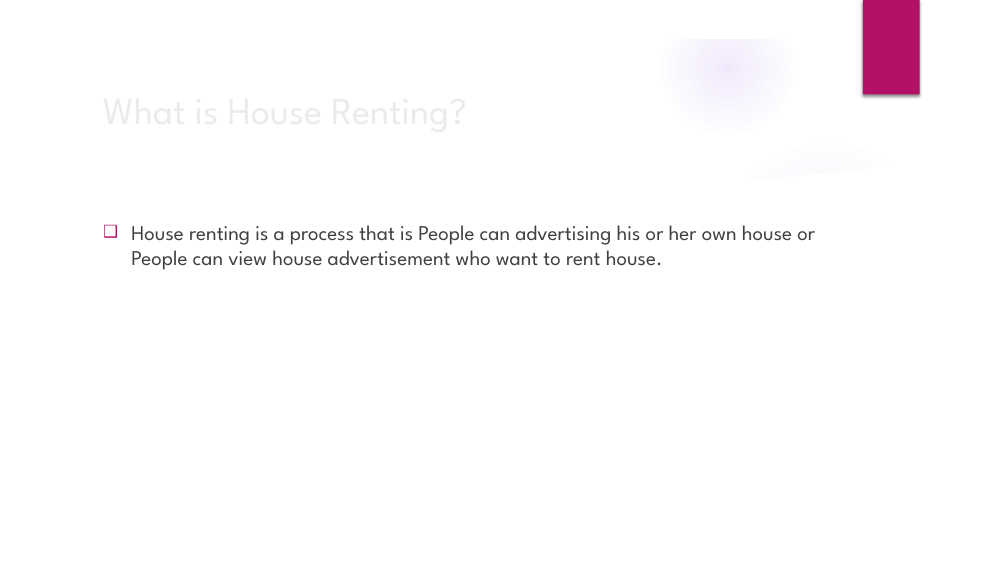
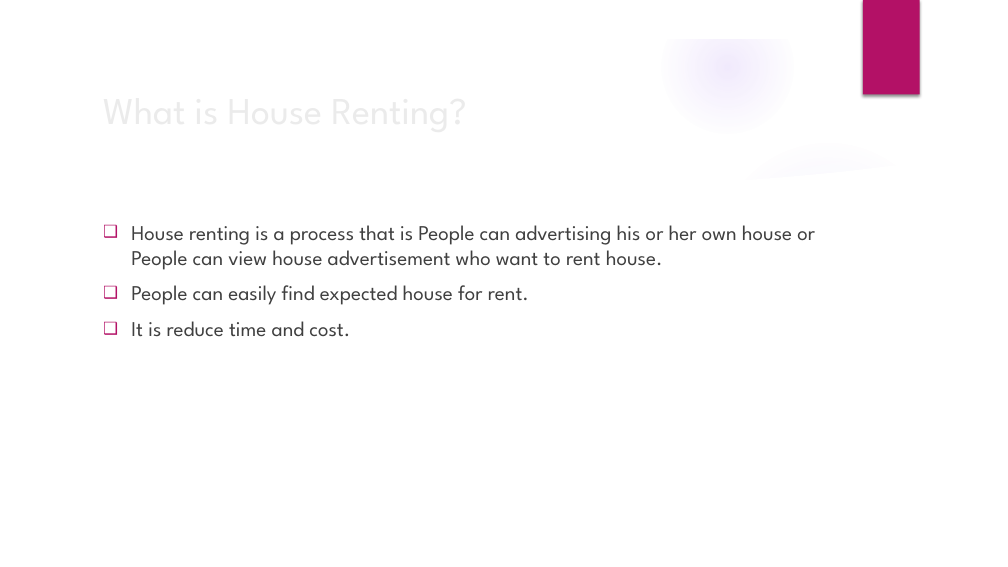
Before and after one commit to ShahabuddinAhmed/Presentation, a slide deck: slide 2 of HouseRenting.pptx. Drawn at 1008x567 pixels with LibreOffice and Linux fonts; fonts in the diff are those of the drawing; background and template pictures are left out. Boxes give left, top, right and bottom in pixels: in the first picture for what was removed or moved away, otherwise in the second. Text is boxed around its words. In the diff, an @@ line names an element or a change of style, - is before the commit and + after.

```diff
--- a/HouseRenting.pptx
+++ b/HouseRenting.pptx
@@ text at (131,285,529,337): paragraphs added @@
+❑ People can easily find expected house for rent.
+❑ It is reduce time and cost.
```
Also in this commit, not shown: 3 other slides changed.
